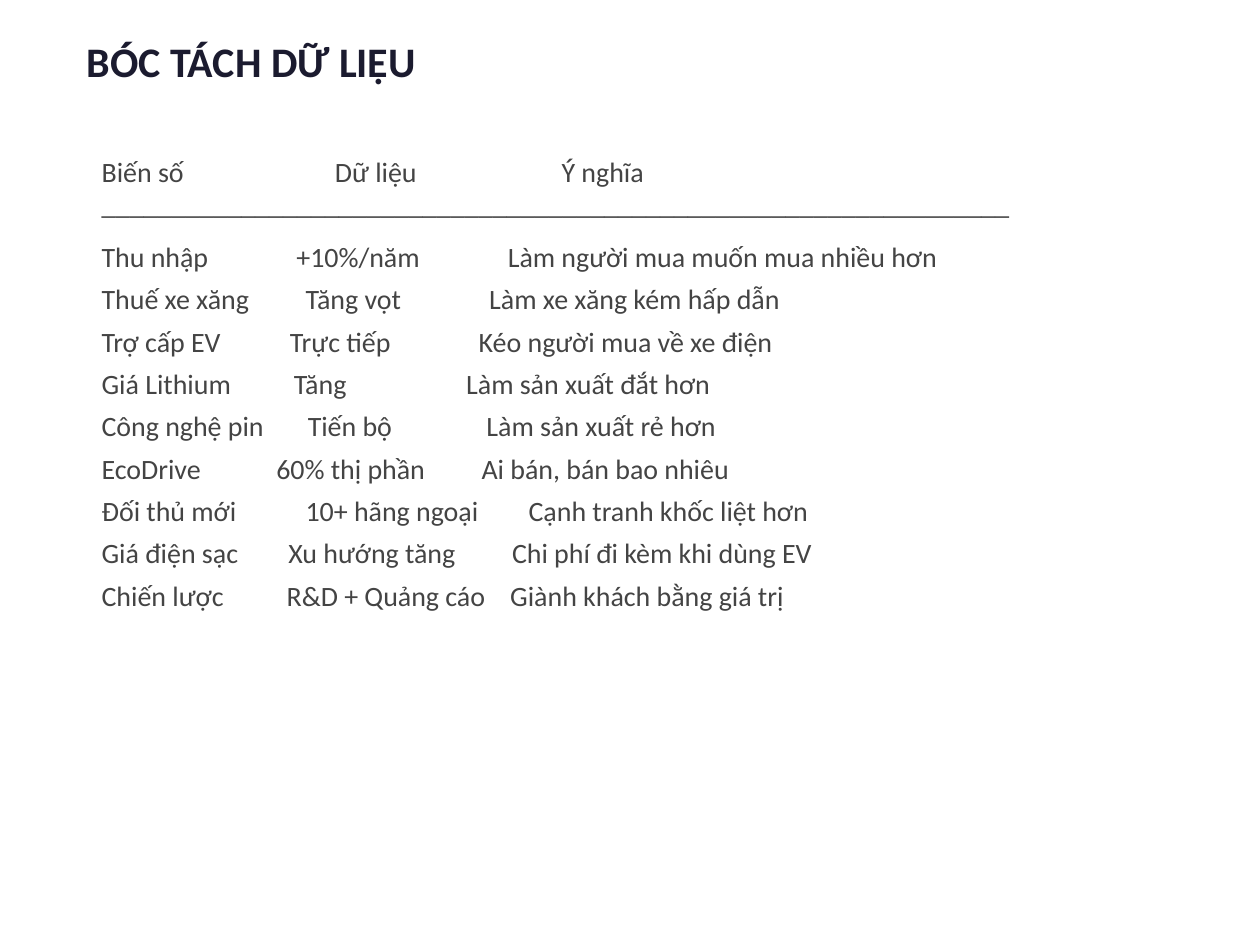
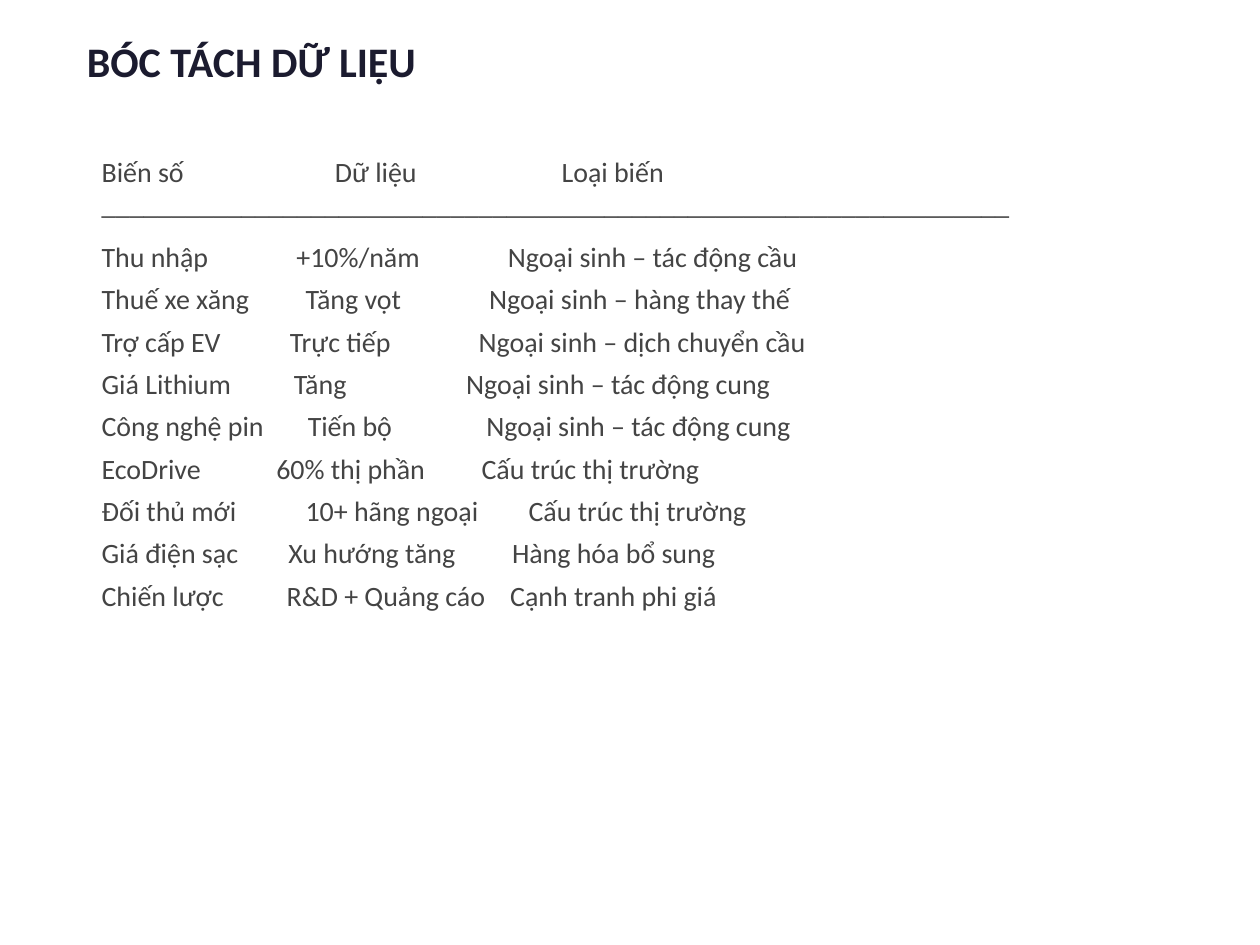
Before and after one commit to nhandanhhuynh/MBA-Knowledge-Vault, a slide deck: slide 3 of 01_Courses/01_Active/00_BSKT/00_Kinh Te Vi Mo/07_AI-Workspace/Outputs/Xe-dien-Alpha-Trinh-bay.pptx. Drawn at 1260x945 pixels with LibreOffice and Linux fonts; fonts in the diff are those of the drawing. Boxes give left, top, right and bottom in pixels: in the first picture for what was removed or moved away, otherwise in the second. Text is boxed around its words. In the diff, an @@ line names an element or a change of style, - is before the commit and + after.

```diff
--- a/01_Courses/01_Active/00_BSKT/00_Kinh Te Vi Mo/07_AI-Workspace/Outputs/Xe-dien-Alpha-Trinh-bay.pptx
+++ b/01_Courses/01_Active/00_BSKT/00_Kinh Te Vi Mo/07_AI-Workspace/Outputs/Xe-dien-Alpha-Trinh-bay.pptx
@@ text at (102,161,664,187): text changed @@
-Biến số Dữ liệu Ý nghĩa
+Biến số Dữ liệu Loại biến
@@ text at (102,246,806,611): text changed @@
-Thu nhập +10%/năm Làm người mua muốn mua nhiều hơn
-Thuế xe xăng Tăng vọt Làm xe xăng kém hấp dẫn
-Trợ cấp EV Trực tiếp Kéo người mua về xe điện
-Giá Lithium Tăng Làm sản xuất đắt hơn
-Công nghệ pin Tiến bộ Làm sản xuất rẻ hơn
-EcoDrive 60% thị phần Ai bán, bán bao nhiêu
-Đối thủ mới 10+ hãng ngoại Cạnh tranh khốc liệt hơn
-Giá điện sạc Xu hướng tăng Chi phí đi kèm khi dùng EV
-Chiến lược R&D + Quảng cáo Giành khách bằng giá trị
+Thu nhập +10%/năm Ngoại sinh – tác động cầu
+Thuế xe xăng Tăng vọt Ngoại sinh – hàng thay thế
+Trợ cấp EV Trực tiếp Ngoại sinh – dịch chuyển cầu
+Giá Lithium Tăng Ngoại sinh – tác động cung
+Công nghệ pin Tiến bộ Ngoại sinh – tác động cung
+EcoDrive 60% thị phần Cấu trúc thị trường
+Đối thủ mới 10+ hãng ngoại Cấu trúc thị trường
+Giá điện sạc Xu hướng tăng Hàng hóa bổ sung
+Chiến lược R&D + Quảng cáo Cạnh tranh phi giá
```
Also in this commit, not shown: 1 other slide changed, 5 other files.
